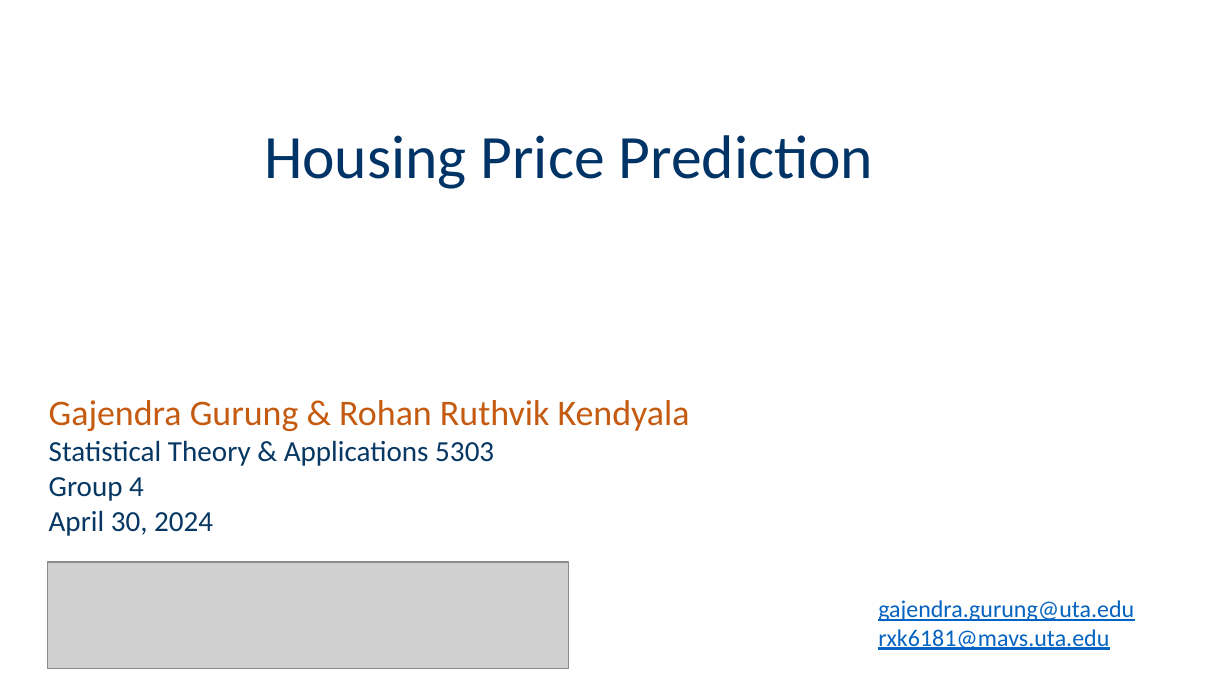
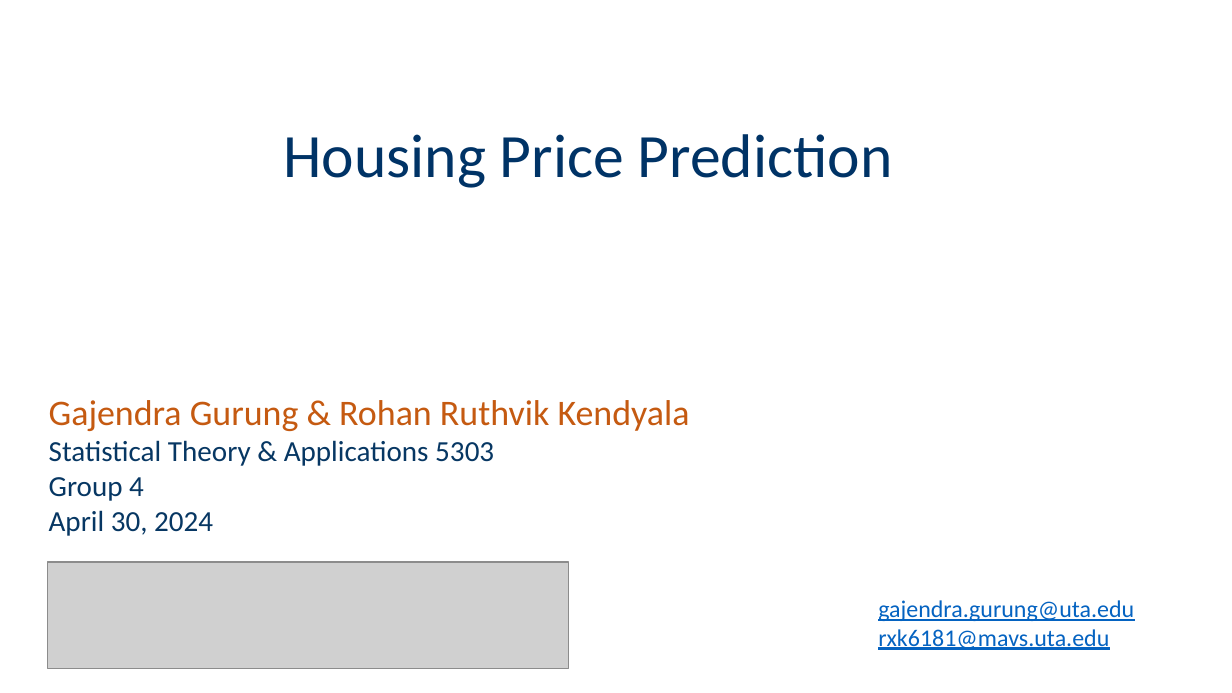
Before and after one commit to gajjugrg/asds_final, a slide deck: slide 1 of Group4_5303.pptx. Drawn at 1232x693 pixels with LibreOffice and Linux fonts; fonts in the diff are those of the drawing; grey boxes stand for pictures. Boxes give left, top, right and bottom in pixels: in the first picture for what was removed or moved away, otherwise in the second. Text is boxed around its words. In the diff, an @@ line names an element or a change of style, - is before the commit and + after.

```diff
--- a/Group4_5303.pptx
+++ b/Group4_5303.pptx
@@ text "Housing Price Prediction": place and size @@
-text "Housing Price Prediction" at box(264, 135, 874, 189)
+text "Housing Price Prediction" at box(283, 134, 893, 188)
```
Also in this commit, not shown: 1 other slide changed, 1 slide added, 1 slide removed.
